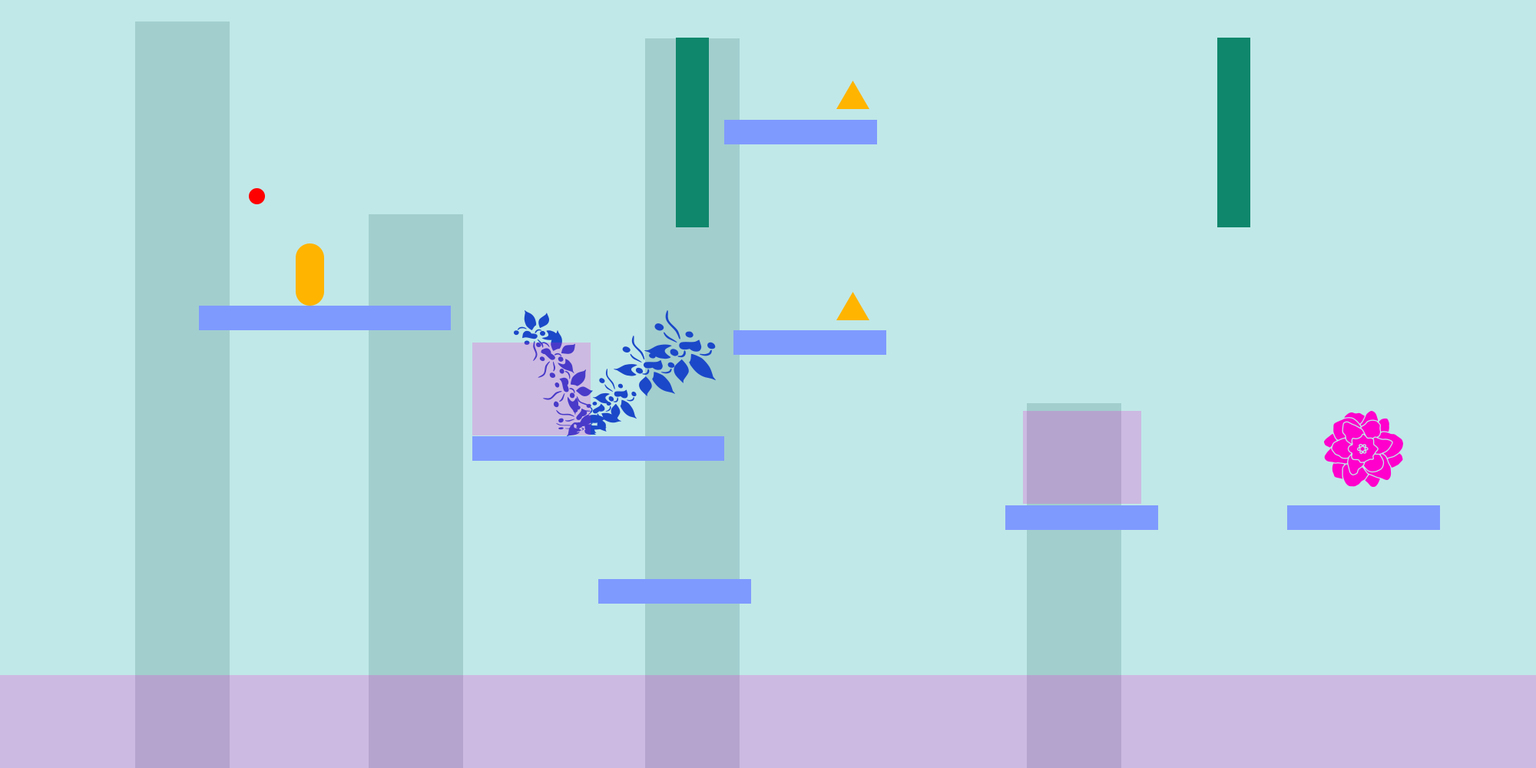
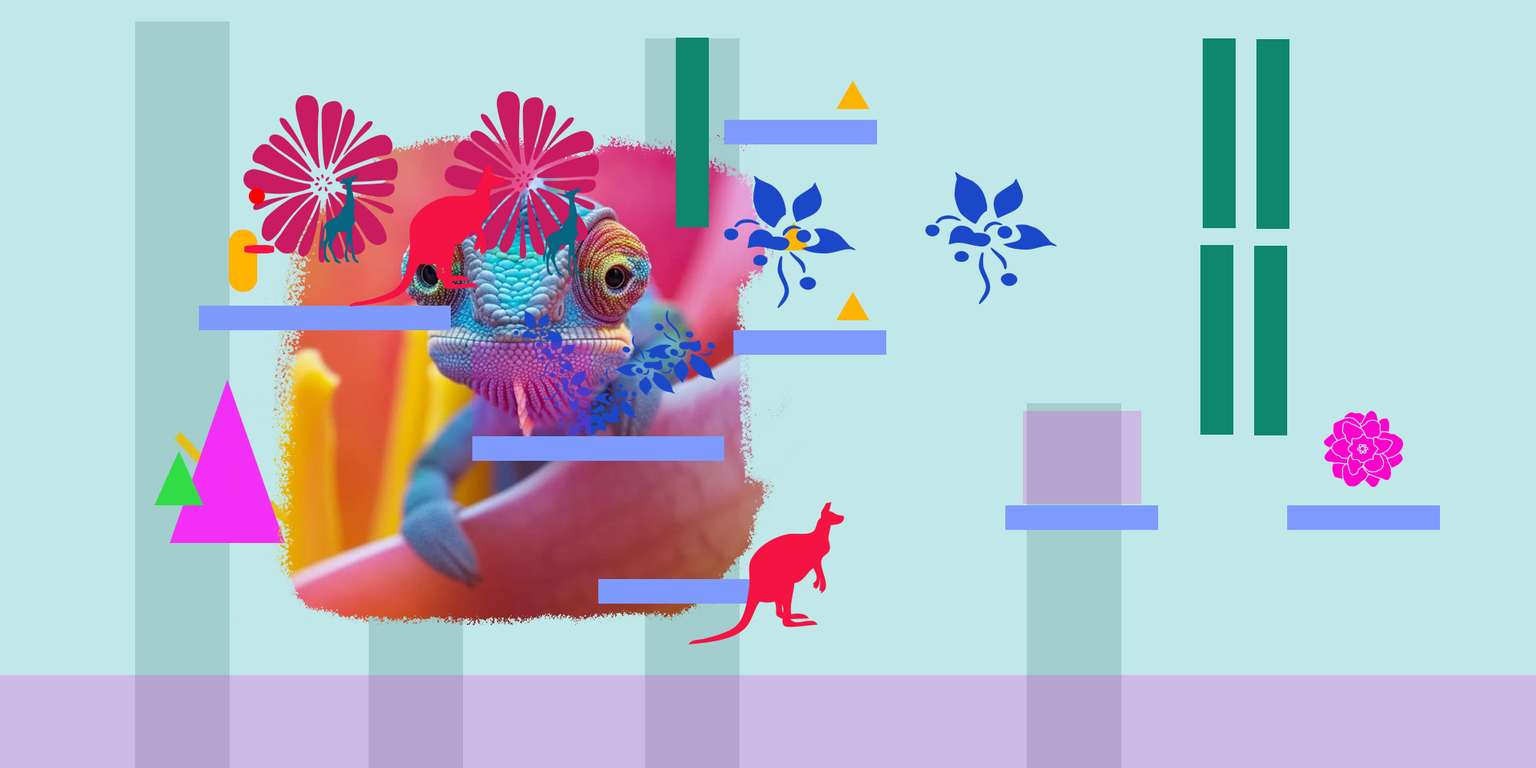
Layer changes from the first w=1536, h=768 image to the second:
added group "adornmentSheet | spritesheet |" with 5 layers in group "sprites" over (243, 95, 856, 308)
added group "KG" with 2 layers in group "adornmentSheet | spritesheet |" over (320, 164, 505, 307)
added layer "Kangaroo 1" (1st of 2, in "sprites" › "adornmentSheet | spritesheet |" › "KG") in group "KG" over (349, 164, 505, 307)
added layer "Shape 43 1" (1st of 2, in "sprites" › "adornmentSheet | spritesheet |") in group "adornmentSheet | spritesheet |" over (243, 95, 398, 263)
added layer "Shape 48 1" (1st of 2, in "sprites" › "adornmentSheet | spritesheet |") in group "adornmentSheet | spritesheet |" over (724, 175, 856, 308)
added group "adornments | atlas |" with 4 layers in group "sprites" over (444, 91, 1057, 645)
added layer "Kangaroo 1" (2nd of 2, in "sprites" › "adornments | atlas |") in group "adornments | atlas |" over (688, 502, 844, 645)
added layer "Shape 43 1" (2nd of 2, in "sprites" › "adornments | atlas |") in group "adornments | atlas |" over (444, 91, 599, 259)
added layer "Shape 48 1" (2nd of 2, in "sprites" › "adornments | atlas |") in group "adornments | atlas |" over (925, 172, 1057, 305)
added group "gates | lazyLoad : true" with 7 layers in group "sprites" over (675, 37, 1290, 436)
added group "groupOfGates" with 5 layers in group "gates | lazyLoad : true" over (1200, 38, 1290, 436)
added group "yetAnotherGroup | difficulty: 7" with 2 layers in group "groupOfGates" over (1200, 244, 1288, 436)
added layer "dweeb | compress: true" in group "sprites" over (235, 135, 808, 626)
added group "pyramids | merge | compress: true" with 3 layers in group "sprites" over (154, 379, 306, 543)
added layer "Triangle 2" in group "pyramids | merge | compress: true" over (169, 379, 285, 543)
added layer "Layer 1" in group "pyramids | merge | compress: true" over (173, 431, 306, 530)
…and 25 more changes (18 added, 1 moved_by, 6 painted, 3 stack)
